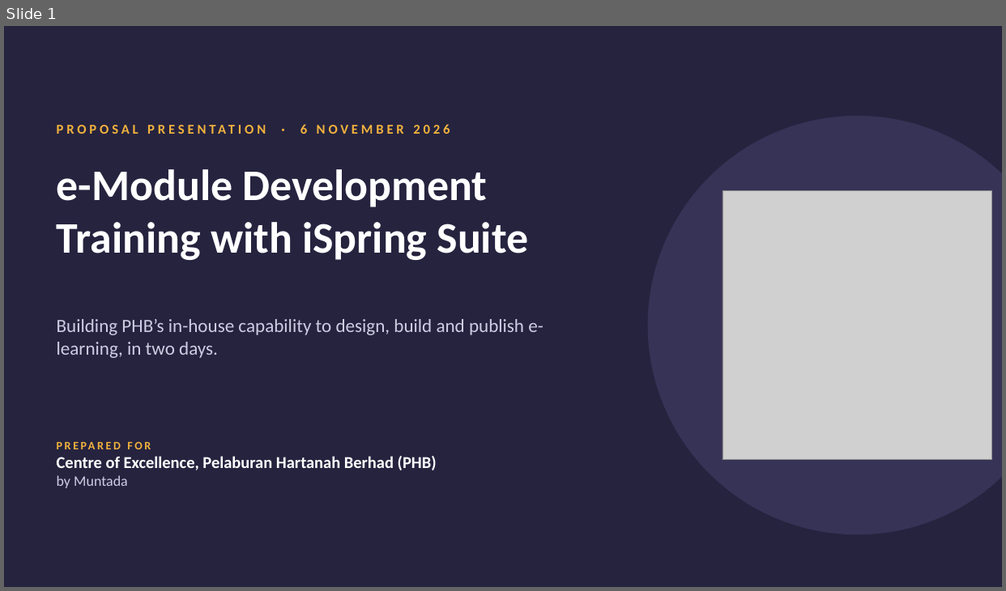
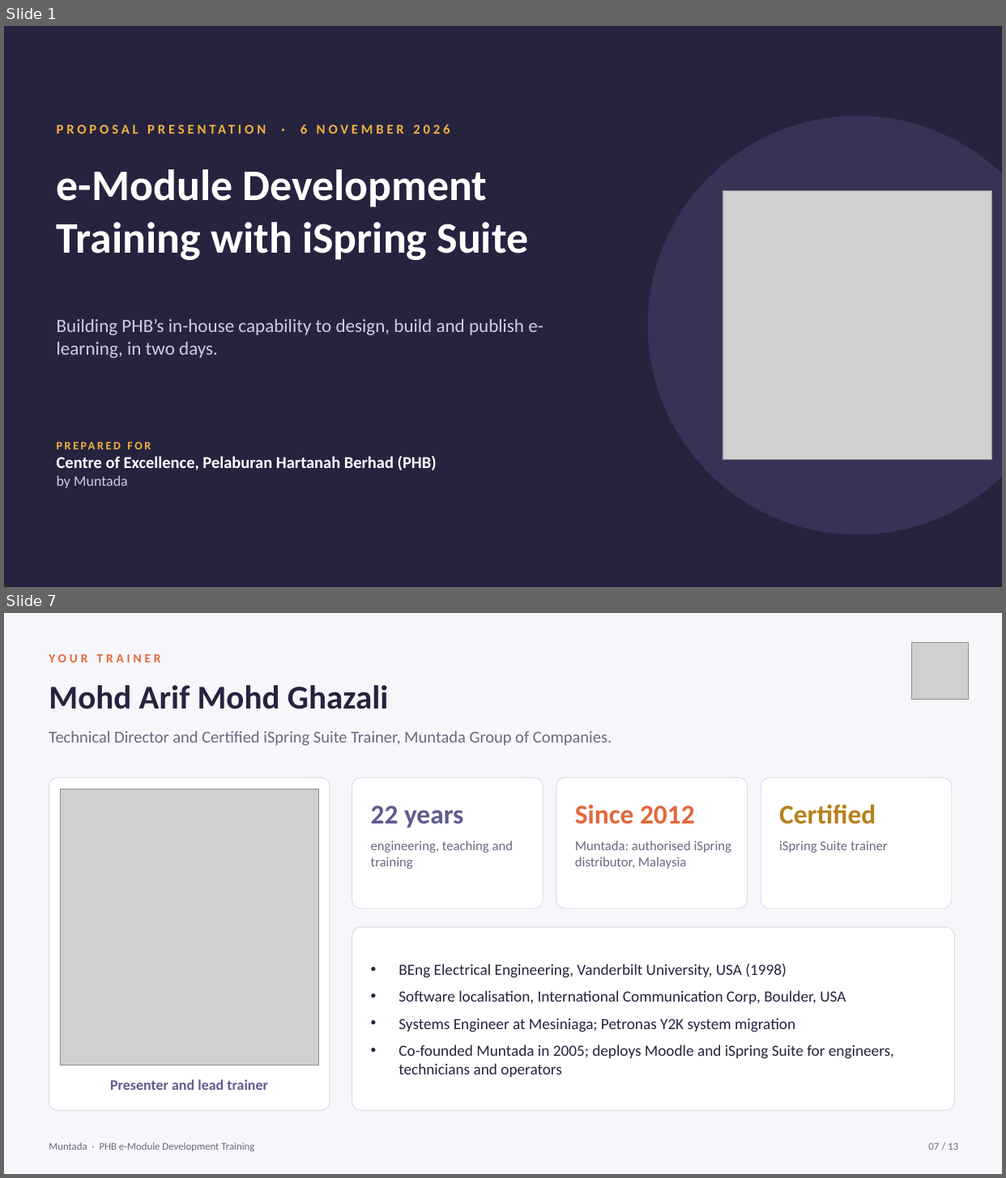
Before and after one commit to muntada8/lms-demo, a slide deck: PHB_E-Module_Proposal_Muntada.pptx. Shown one above the other, each under a label of ours: slide 1 before the commit, slides 1 and 7 after it; the slides between them are not shown. The pictures are 1006x591 and 1006x1178 pixels, drawn with LibreOffice and Linux fonts; fonts in the diff are those of the drawing; grey boxes stand for pictures. Boxes give left, top, right and bottom in pixels: in the first picture for what was removed or moved away, otherwise in the second. Text is boxed around its words. In the diff, an @@ line names an element or a change of style, - is before the commit and + after.

```diff
--- a/PHB_E-Module_Proposal_Muntada.pptx
+++ b/PHB_E-Module_Proposal_Muntada.pptx
@@ slide 7 added at <box>4,613,1002,1174</box>, background #F7F6FB @@
@@ text added at <box>49,654,161,662</box>, 12 pt, text #E2683A, bold @@
+YOUR TRAINER
@@ picture added at <box>912,643,968,699</box> @@
@@ text added at <box>49,685,389,709</box>, 32 pt, text #26233F, bold @@
+Mohd Arif Mohd Ghazali
@@ text added at <box>49,731,612,746</box>, 16 pt, text #6B6880 @@
+Technical Director and Certified iSpring Suite Trainer, Muntada Group of Companies.
@@ rounded rectangle added at <box>49,777,330,1111</box>, fill #FFFFFF, outline #DCDAE8 0.75 pt @@
@@ rounded rectangle added at <box>352,777,543,909</box>, fill #FFFFFF, outline #DCDAE8 0.75 pt @@
@@ rounded rectangle added at <box>556,777,748,909</box>, fill #FFFFFF, outline #DCDAE8 0.75 pt @@
@@ rounded rectangle added at <box>761,777,952,909</box>, fill #FFFFFF, outline #DCDAE8 0.75 pt @@
@@ picture added at <box>60,789,318,1065</box> @@
@@ text added at <box>371,806,463,828</box>, 26 pt, text #5F5B8F, bold @@
+22 years
@@ text added at <box>575,804,695,824</box>, 26 pt, text #E2683A, bold @@
+Since 2012
@@ text added at <box>779,804,876,824</box>, 26 pt, text #B7801A, bold @@
+Certified
@@ text added at <box>371,841,513,869</box>, 13 pt, text #6B6880 @@
+engineering, teaching and training
@@ text added at <box>575,841,731,869</box>, 13 pt, text #6B6880 @@
+Muntada: authorised iSpring distributor, Malaysia
@@ text added at <box>779,841,888,853</box>, 13 pt, text #6B6880 @@
+iSpring Suite trainer
@@ rounded rectangle added at <box>352,927,955,1111</box>, fill #FFFFFF, outline #DCDAE8 0.75 pt @@
@@ text added at <box>398,964,894,1077</box>, 15 pt, text #26233F @@
+• BEng Electrical Engineering, Vanderbilt University, USA (1998)
+• Software localisation, International Communication Corp, Boulder, USA
+• Systems Engineer at Mesiniaga; Petronas Y2K system migration
+• Co-founded Muntada in 2005; deploys Moodle and iSpring Suite for engineers, technicians and operators
@@ text added at <box>110,1080,268,1090</box>, 14 pt, text #5F5B8F, bold @@
+Presenter and lead trainer
@@ text added at <box>49,1143,254,1152</box>, 10 pt, text #6B6880 @@
+Muntada · PHB e-Module Development Training
@@ text added at <box>928,1144,958,1150</box>, 10 pt, text #6B6880 @@
+07 / 13
```
Also in this commit, not shown: 10 slides changed.
